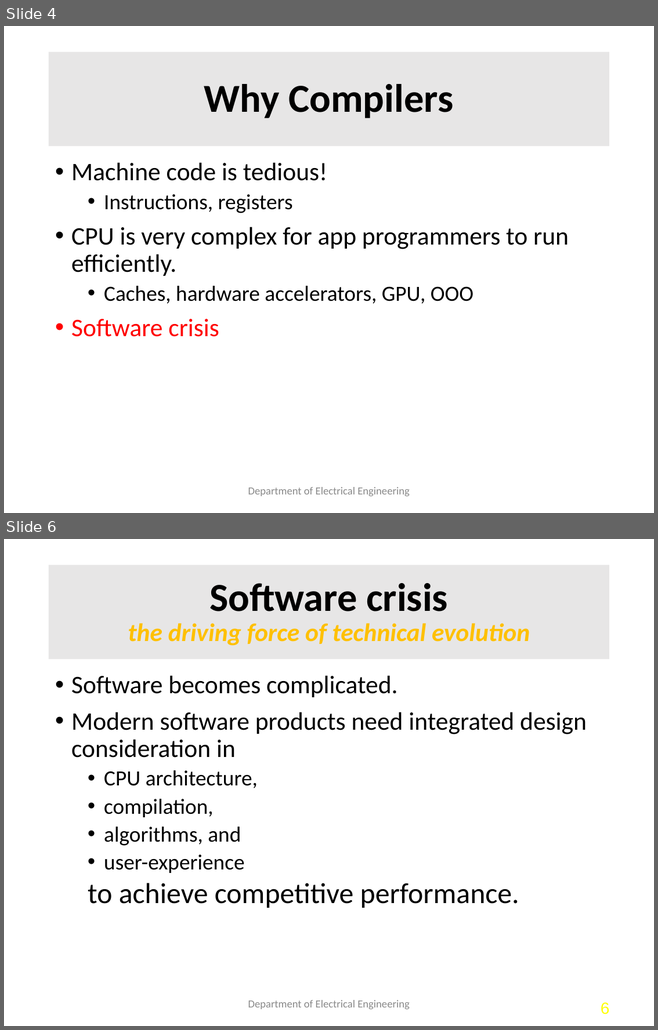
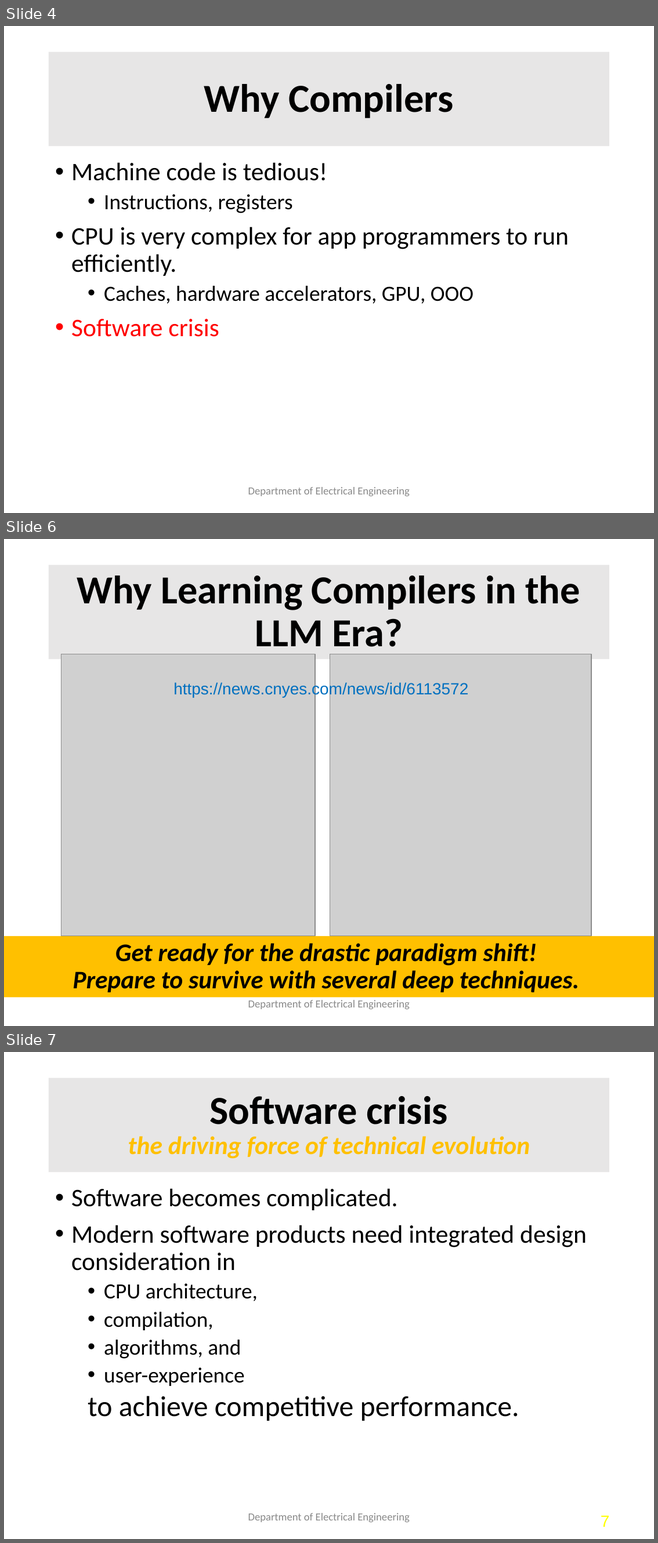
Before and after one commit to farnking/Farn-Wang-WWW, a slide deck: courses/Compiler/2025.fall/Syllabus.pptx. Shown one above the other, each under a label of ours: slides 4 and 6 before the commit, slides 4, 6 and 7 after it; the slides between them are not shown. The pictures are 658x1030 and 658x1543 pixels, drawn with LibreOffice and Linux fonts; fonts in the diff are those of the drawing; grey boxes stand for pictures. Boxes give left, top, right and bottom in pixels: in the first picture for what was removed or moved away, otherwise in the second. Text is boxed around its words. In the diff, an @@ line names an element or a change of style, - is before the commit and + after.

```diff
--- a/courses/Compiler/2025.fall/Syllabus.pptx
+++ b/courses/Compiler/2025.fall/Syllabus.pptx
@@ slide 6 added at <box>4,539,654,1026</box>, background #FFFFFF @@
@@ title added at <box>49,565,609,659</box>, fill #E7E6E6, 44 pt, text #000000, bold @@
+Why Learning Compilers in the LLM Era?
@@ picture added at <box>61,654,315,936</box> @@
@@ picture added at <box>329,654,590,936</box> @@
@@ text added at <box>173,682,468,697</box>, 18 pt, text #0070C0 @@
+https://news.cnyes.com/news/id/6113572
@@ rectangle added at <box>4,936,654,998</box>, fill #FFC000, 28 pt, text #000000, bold, italic @@
+Get ready for the drastic paradigm shift!
+Prepare to survive with several deep techniques.
@@ text added at <box>248,1000,409,1009</box>, 12 pt, text #898989 @@
+Department of Electrical Engineering
@@ what was slide 6 is now slide 7 @@
@@ page number at <box>600,1515,610,1527</box>: text changed @@
-6
+7
```
Also in this commit, not shown: 3 slides changed, 3 other files.
